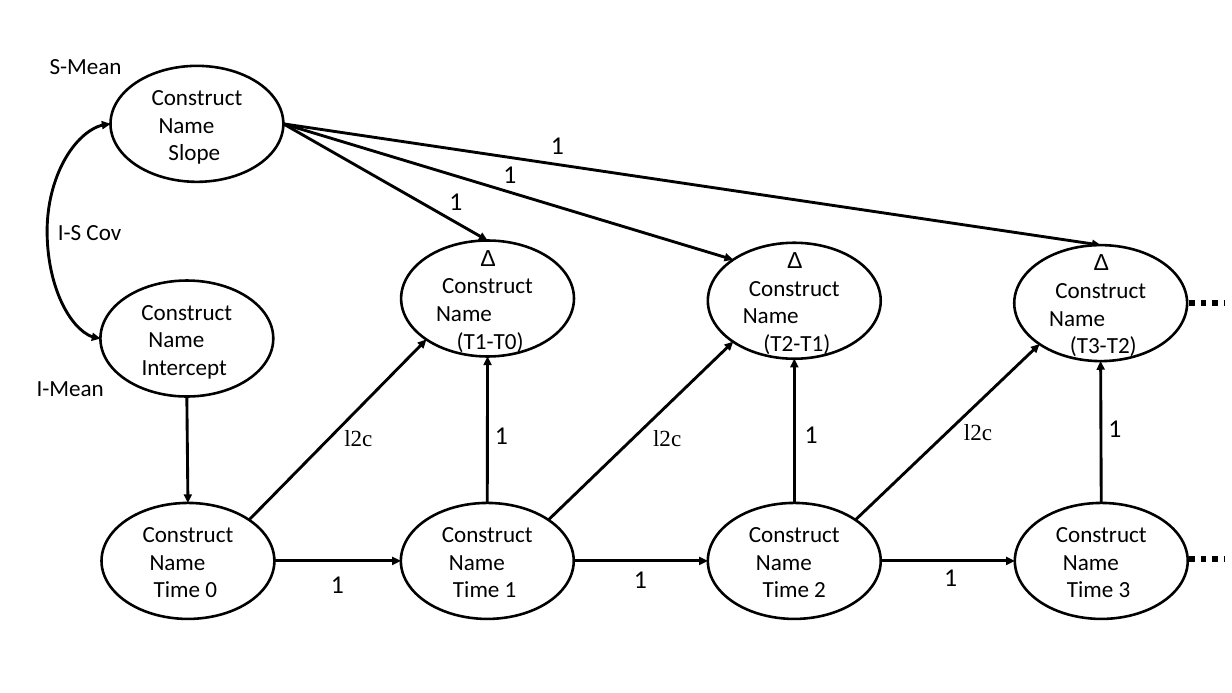
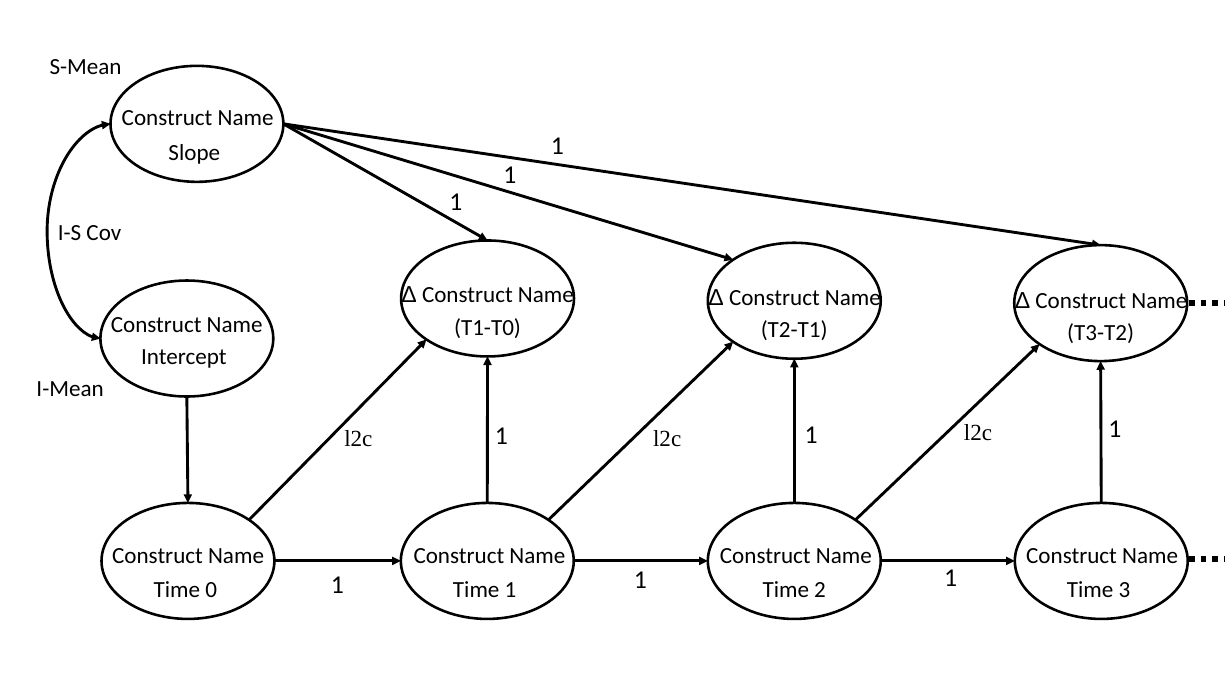
Before and after one commit to williejhale/TRACK_CHANGES, a slide deck: slide 1 of Univariate Model 2.pptx. Drawn at 1232x693 pixels with LibreOffice and Linux fonts; fonts in the diff are those of the drawing. Boxes give left, top, right and bottom in pixels: in the first picture for what was removed or moved away, otherwise in the second. Text is boxed around its words. In the diff, an @@ line names an element or a change of style, - is before the commit and + after.

```diff
--- a/Univariate Model 2.pptx
+++ b/Univariate Model 2.pptx
@@ text added at (122, 110, 274, 125), 18 pt, text #000000 @@
+Construct Name
@@ text in ellipse at (168, 144, 220, 164): text changed @@
-Construct Name Slope
+Slope
@@ text added at (401, 282, 574, 308), 18 pt, text #000000 @@
+Δ Construct Name
@@ text added at (708, 285, 881, 311), 18 pt, text #000000 @@
+Δ Construct Name
@@ text added at (1015, 289, 1187, 315), 18 pt, text #000000 @@
+Δ Construct Name
@@ text added at (111, 317, 263, 332), 18 pt, text #000000 @@
+Construct Name
@@ text in ellipse at (454, 318, 521, 338): text changed @@
-Δ Construct Name (T1-T0)
+(T1-T0)
@@ text in ellipse at (761, 320, 828, 340): text changed @@
-Δ Construct Name (T2-T1)
+(T2-T1)
@@ text in ellipse at (1067, 323, 1134, 343): text changed @@
-Δ Construct Name (T3-T2)
+(T3-T2)
@@ text in ellipse at (141, 349, 226, 368): text changed @@
-Construct Name Intercept
+Intercept
@@ text added at (112, 548, 264, 563), 18 pt, text #000000 @@
+Construct Name
@@ text added at (414, 548, 565, 563), 18 pt, text #000000 @@
+Construct Name
@@ text added at (720, 548, 872, 563), 18 pt, text #000000 @@
+Construct Name
@@ text added at (1026, 548, 1178, 563), 18 pt, text #000000 @@
+Construct Name
@@ text in ellipse at (154, 581, 217, 597): text changed @@
-Construct Name Time 0
+Time 0
@@ text in ellipse at (453, 581, 517, 597): text changed @@
-Construct Name Time 1
+Time 1
@@ text in ellipse at (763, 581, 826, 597): text changed @@
-Construct Name Time 2
+Time 2
@@ text in ellipse at (1067, 581, 1131, 597): text changed @@
-Construct Name Time 3
+Time 3
```
Also in this commit, not shown: 2 other files.
